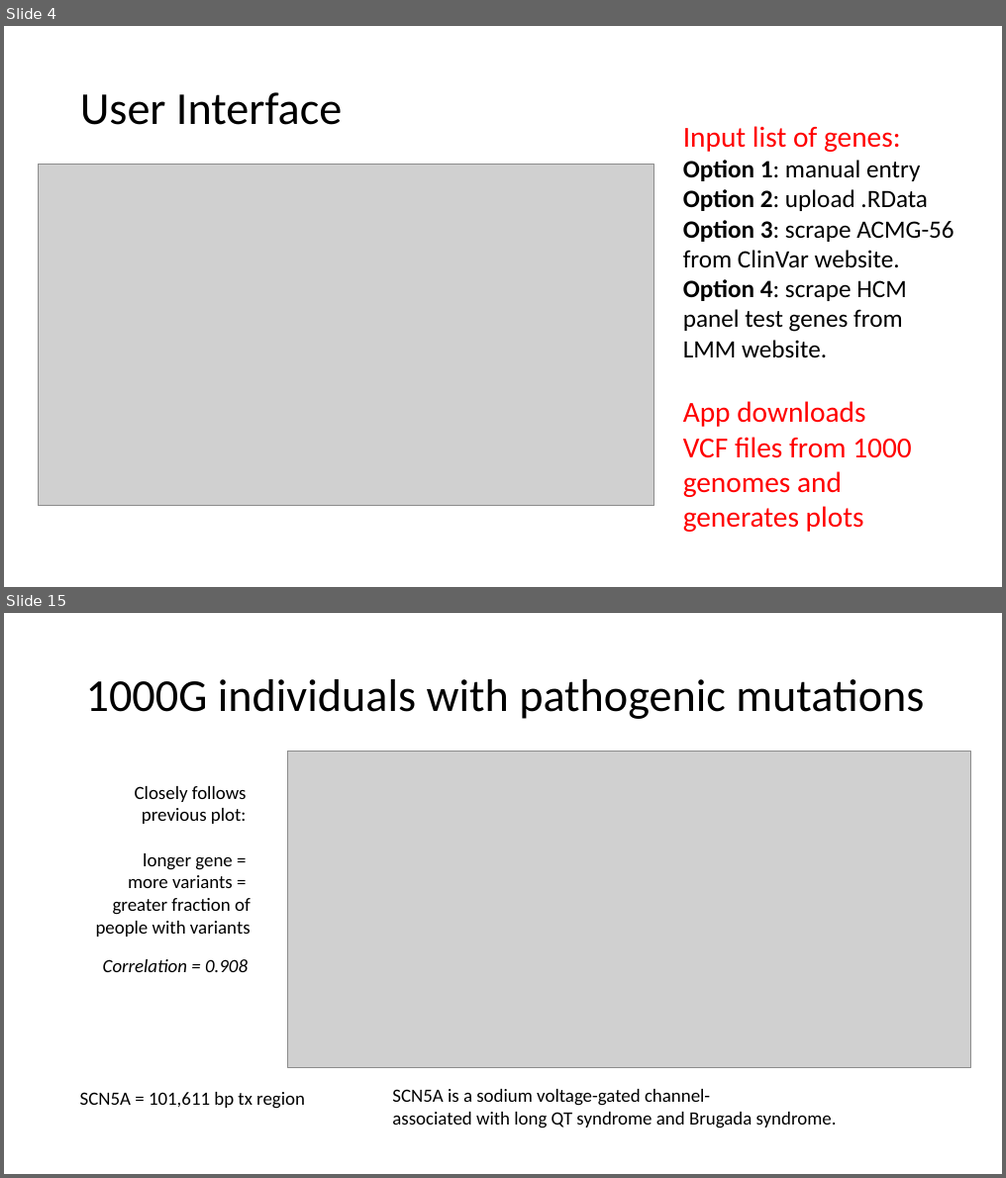
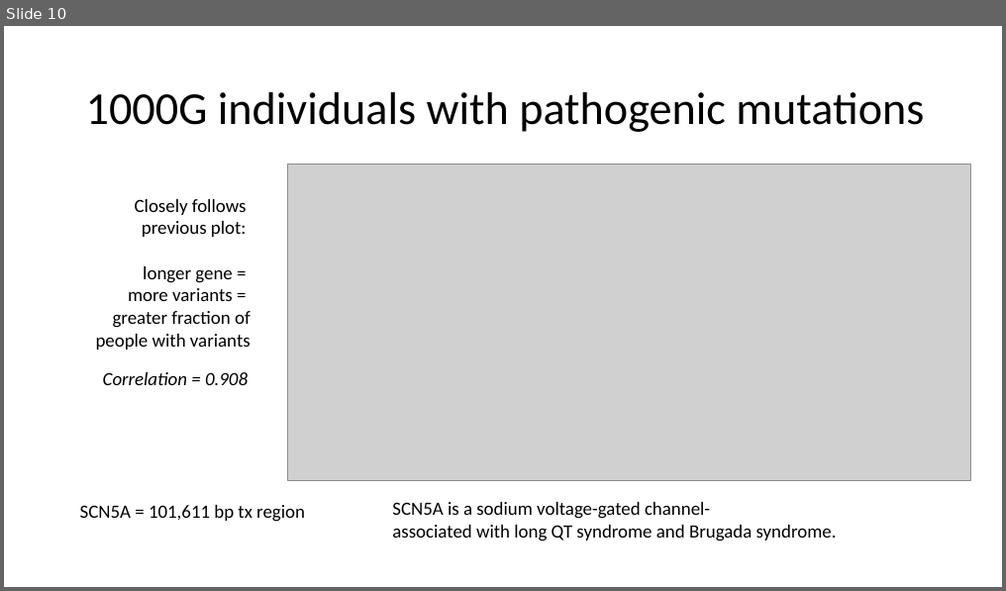
Before and after one commit to dfan/HST-2016, a slide deck: week_6/For_Zak.pptx. Shown one above the other, each under a label of ours: slides 4 and 15 before the commit, slide 10 after it; the slides between them are not shown. The pictures are 1006x1178 and 1006x591 pixels, drawn with LibreOffice and Linux fonts; fonts in the diff are those of the drawing; grey boxes stand for pictures. Boxes give left, top, right and bottom in pixels: in the first picture for what was removed or moved away, otherwise in the second. Text is boxed around its words. In the diff, an @@ line names an element or a change of style, - is before the commit and + after.

```diff
--- a/week_6/For_Zak.pptx
+++ b/week_6/For_Zak.pptx
@@ slide 4 removed at (4, 26, 1002, 587), background #FFFFFF @@
@@ title removed at (80, 92, 342, 125) @@
-User Interface
@@ text removed at (683, 126, 953, 359) @@
-Input list of genes:
-Option 1: manual entry
-Option 2: upload .RData
-Option 3: scrape ACMG-56 from ClinVar website.
-Option 4: scrape HCM panel test genes from LMM website.
@@ picture removed at (38, 165, 653, 506) @@
@@ text removed at (683, 401, 911, 532) @@
-App downloads VCF files from 1000 genomes and generates plots
@@ what was slide 15 is now slide 10 @@
```
Also in this commit, not shown: 9 slides changed, 4 slides added, 8 other slides removed, 23 other files.
